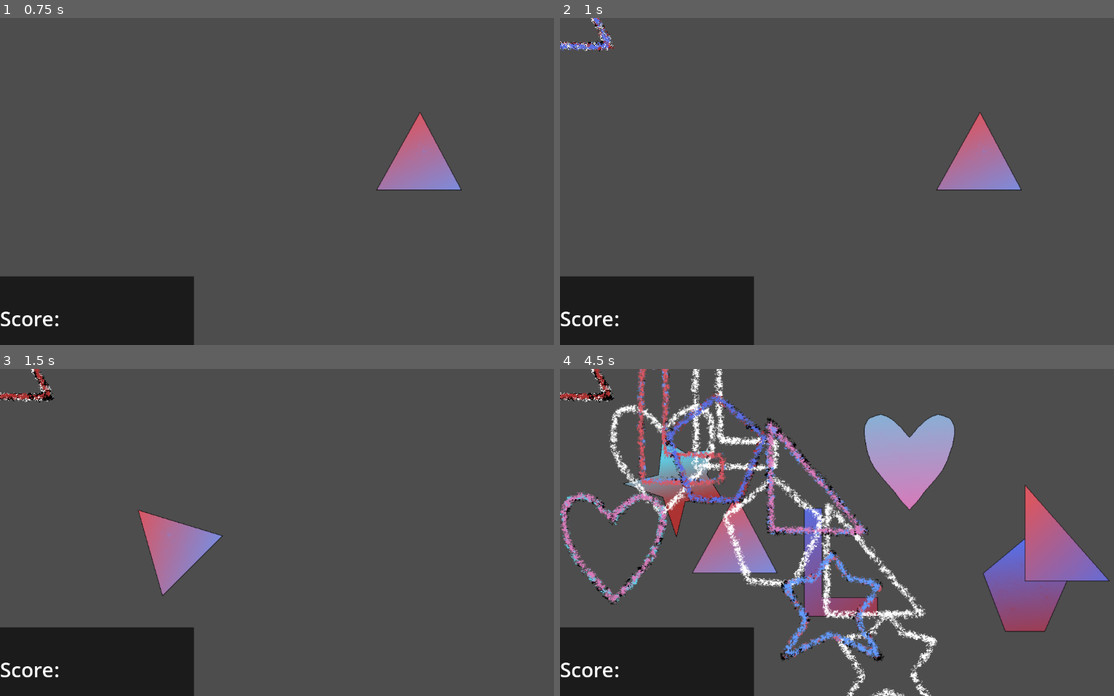
Above: before the commit, frames 1-4 (two rows, left to right).
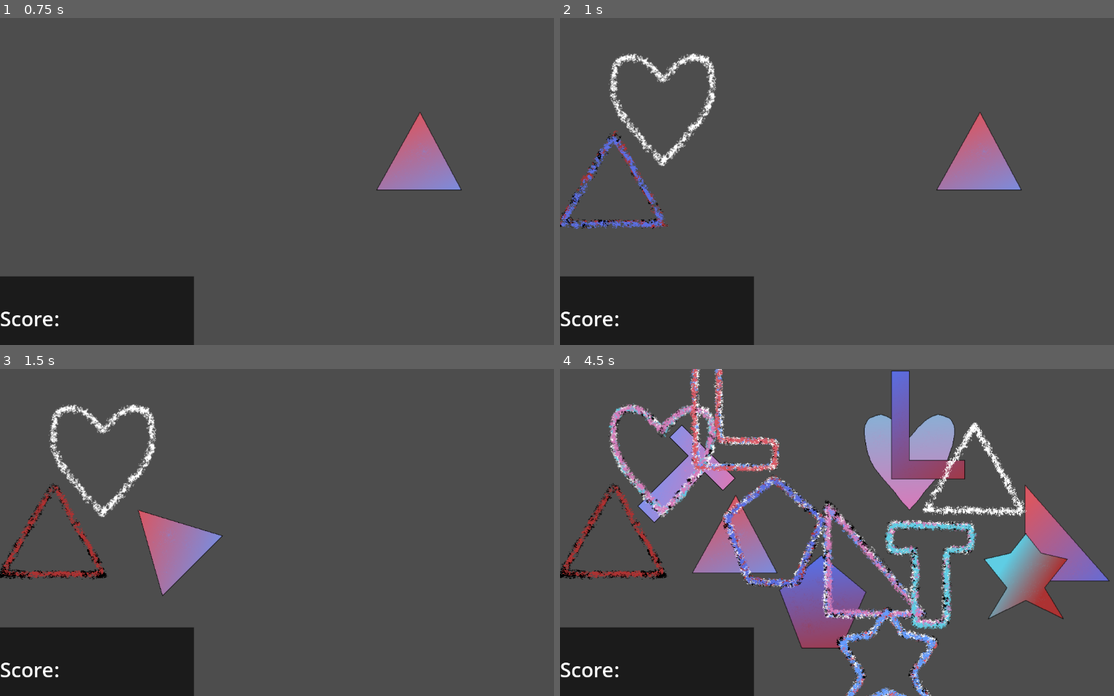
Above: after the commit, the same moments.

Repository: SucellosMusic/first-rhythm-game
Game: Godot game, scene res://Scenes/Levels/level_1.tscn
The game is run twice, just before and just after one commit, with the same random seed, the same clock (stepped at 60 frames per second) and the same inputs. This scene is started directly instead of the project's main scene.
Inputs (mouse positions are in pixels of both pictures, inside the frame that each line leads up to):
- Up to frame 1 (0.75 s): tap Enter at 0.5 s; move the mouse to (421, 165) at 0.52 s; tap S (Input Shape) at 0.6 s
- Up to frame 2 (1 s): no input
- Up to frame 3 (1.5 s): move the mouse to (171, 548) at 1.27 s; click (171, 548) at 1.35 s
- Up to frame 4 (4.5 s): move the mouse to (909, 460) at 2.02 s; right-click (909, 460) at 2.1 s; move the mouse to (820, 597) at 2.77 s; tap S (Input Shape) at 2.85 s; move the mouse to (1025, 581) at 3.52 s; click (1025, 581) at 3.6 s; move the mouse to (676, 483) at 4.27 s; right-click (676, 483) at 4.35 s

Frame 1 is identical in both runs. In frame 2, 2.6% of the frame differs, in the area x 0-29%, y 0-65%; in frame 3, 2.5%; in frame 4, 23%, in the area x 0-92%, y 0-100%.

Commit message:
sequencer functions
adjustments to timing and sequence function calls; added place holder audio

Diff:
--- a/Scenes/Levels/Levels.gd
+++ b/Scenes/Levels/Levels.gd
@@ -58,16 +58,18 @@
 		h.position = hintsStorage
 
 
+	sequencer.set_initial_sequence()
 	sequencer.set_initial_positions()
+	sequencer.set_initial_values()
 
+	audioPlayer.play()
 	beatTimer.start(syncToStart + beatOffset)
 
 
 func _on_beats_timeout() -> void:
 	beatTimer.start(beat * sequencer.nextBeat)
 	if beatOne:
-		sequencer.set_initial_sequence()
-		sequencer.set_initial_values()
+		sequencer.set_next_position()
 		beatOne = false
 	else:
 		sequencer.increment_values()
--- a/Scenes/Levels/level_1.tscn
+++ b/Scenes/Levels/level_1.tscn
@@ -7,6 +7,7 @@
 [ext_resource type="PackedScene" uid="uid://d0jbkh7knwqo" path="res://Scenes/Receiver Shapes/receivers.tscn" id="4_i70i7"]
 [ext_resource type="PackedScene" uid="uid://elgpgmehfkrw" path="res://Scenes/score_text.tscn" id="5_q7k4a"]
 [ext_resource type="PackedScene" uid="uid://dng3h5awxp8ai" path="res://Scenes/Sequences/sequenceA.tscn" id="7_i1218"]
+[ext_resource type="AudioStream" uid="uid://btf6gu57t3fvj" path="res://Audio/WIP.wav" id="7_n7l43"]
 [ext_resource type="Script" path="res://Scenes/Sequences/sequence_manager.gd" id="7_p44fw"]
 [ext_resource type="PackedScene" uid="uid://58fdkmw6jve0" path="res://Scenes/Sequences/sequenceB.tscn" id="9_tq3wd"]
 [ext_resource type="PackedScene" uid="uid://d0jp0dgwghf53" path="res://Scenes/Sequences/sequenceC.tscn" id="10_1c17x"]
@@ -32,13 +33,15 @@
 z_index = 10
 
 [node name="AudioStreamPlayer" type="AudioStreamPlayer" parent="."]
+stream = ExtResource("7_n7l43")
+volume_db = -24.741
 
 [node name="Sequencer" type="Node" parent="."]
 script = ExtResource("7_p44fw")
 
 [node name="SequenceA" parent="Sequencer" instance=ExtResource("7_i1218")]
 receiverPattern = Array[int]([0, 1, 2, 3, 4, 5, 6])
-hintPattern = Array[int]([0, 1, 2, 3, 4, 5, 6])
+hintPattern = Array[int]([1, 2, 3, 4, 5, 6, 0])
 receiverOrientation = Array[int]([0, 0, 0, 0, 0, 0, 0])
 hintOrientation = Array[int]([0, 0, 0, 0, 0, 0, 0])
 nextBeat = Array[int]([1, 1, 1, 1, 1, 1, 1])
Not shown: 1 places in Scenes/Levels/level_1.tscn that only renumber resources
